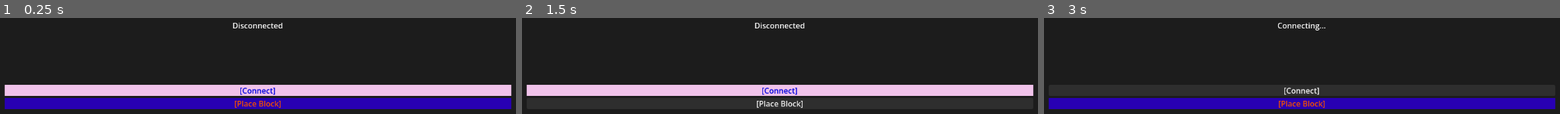
Above: before the commit, frames 1-3 (left to right).
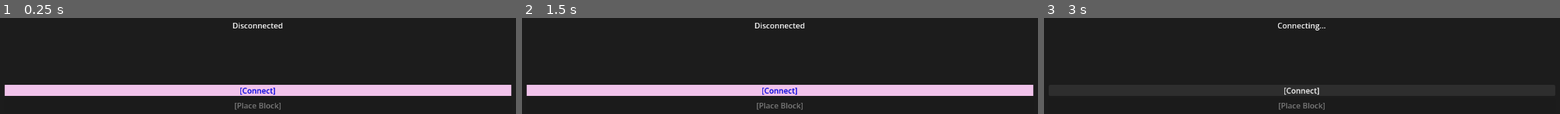
Above: after the commit, the same moments.

Repository: trake25/Corp-Tower
Game: Godot game, scene res://Cor/Scenes/Main.tscn
Same seed, same stepped clock (60 frames per second), same inputs: the game is played once before the commit and once after it.
Inputs (mouse positions are in pixels of both pictures, inside the frame that each line leads up to):
- Up to frame 1 (0.25 s): no input
- Up to frame 2 (1.5 s): click (780, 103) at 0.5 s, where only the run before the commit has a clickable "[Place Block]"; click (780, 103) at 1.25 s, where only the run before the commit has a clickable "[Place Block]"
- Up to frame 3 (3 s): click (1302, 103) at 2 s, where only the run before the commit has a clickable "[Place Block]"; click "[Connect]" at 2.75 s

The runs differ from the first frame. In frame 1, 11% of the frame differs, in the area x 0-100%, y 83-96%; in frame 2, 0.4%; in frame 3, 11%.

Commit message:
Lobby WaitingPlayers Bug Fixed

Diff:
--- a/src/Client/App/corp-tower/Cor/Scenes/Main.tscn
+++ b/src/Client/App/corp-tower/Cor/Scenes/Main.tscn
@@ -81,11 +81,9 @@
 layout_mode = 2
 theme_override_colors/font_color = Color(0, 0, 0.8745098, 1)
 theme_override_styles/normal = SubResource("StyleBoxFlat_bqclr")
-text = "[Connect]"
 
 [node name="PlaceBlockButton" type="Button" parent="Control/Panel/MarginContainer/VBoxContainer" unique_id=169731104]
 unique_name_in_owner = true
 layout_mode = 2
 theme_override_colors/font_color = Color(0.96057194, 0.3236335, 0, 1)
 theme_override_styles/normal = SubResource("StyleBoxFlat_gn3re")
-text = "[Place Block]"
--- a/src/Client/App/corp-tower/Cor/Scripts/Main.gd
+++ b/src/Client/App/corp-tower/Cor/Scripts/Main.gd
@@ -10,6 +10,10 @@
 
 func _ready():
 
+	connect_button.text = "[Connect]"
+	place_block_button.disabled = true
+	place_block_button.text = "[Place Block]"
+
 	connect_button.pressed.connect(
 		on_connect_pressed
 	)
@@ -19,6 +23,8 @@
 
 	NetworkManager.room_joined.connect(update_room)
 
+	NetworkManager.client_status.connect(update_connect_button)
+
 func on_connect_pressed():
 	NetworkManager.toggle_connection()
 
@@ -26,9 +32,16 @@
 
 	status_label.text = text
 
+func update_connect_button(status):
+
+	connect_button.text = status
+
 func update_room(data):
 
-	player_label.text = "Player: "+data.playerId
+	connect_button.disabled = true
+	place_block_button.disabled = false
+
+	player_label.text = "Player: "+ data.playerId
 
 	room_label.text = "Room: " + str(int(data.roomId))
 
--- a/src/Client/App/corp-tower/Sys/NetMan/NetworkManager.gd
+++ b/src/Client/App/corp-tower/Sys/NetMan/NetworkManager.gd
@@ -7,6 +7,7 @@
 
 signal status_changed(text)
 signal room_joined(data)
+signal client_status(status)
 
 func connect_server():
 	var url = "ws://13.229.227.24:3000"
@@ -78,6 +79,7 @@
 				is_connecting = false
 				print("CONNECTED TO SERVER")
 				status_changed.emit("Connected")
+				client_status.emit("[Disconnect]")
 
 		WebSocketPeer.STATE_CLOSING:
 			pass
@@ -86,5 +88,6 @@
 			if is_conn_estab or is_connecting:
 				print("DISCONNECTED FROM SERVER")
 				status_changed.emit("Disconnected")
+				client_status.emit("[Connect]")
 			is_conn_estab = false
 			is_connecting = false
Not shown, changed: src/Server/Lobby_Manager.js
